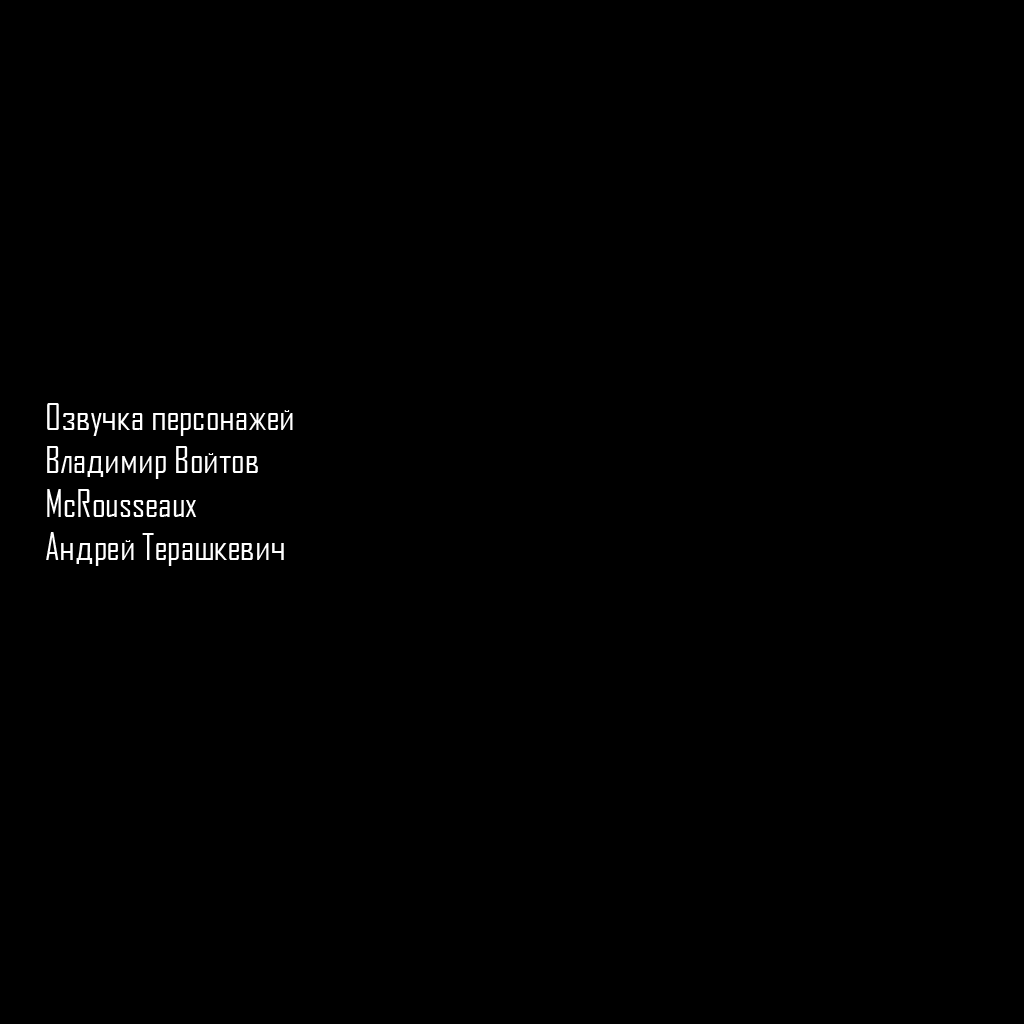
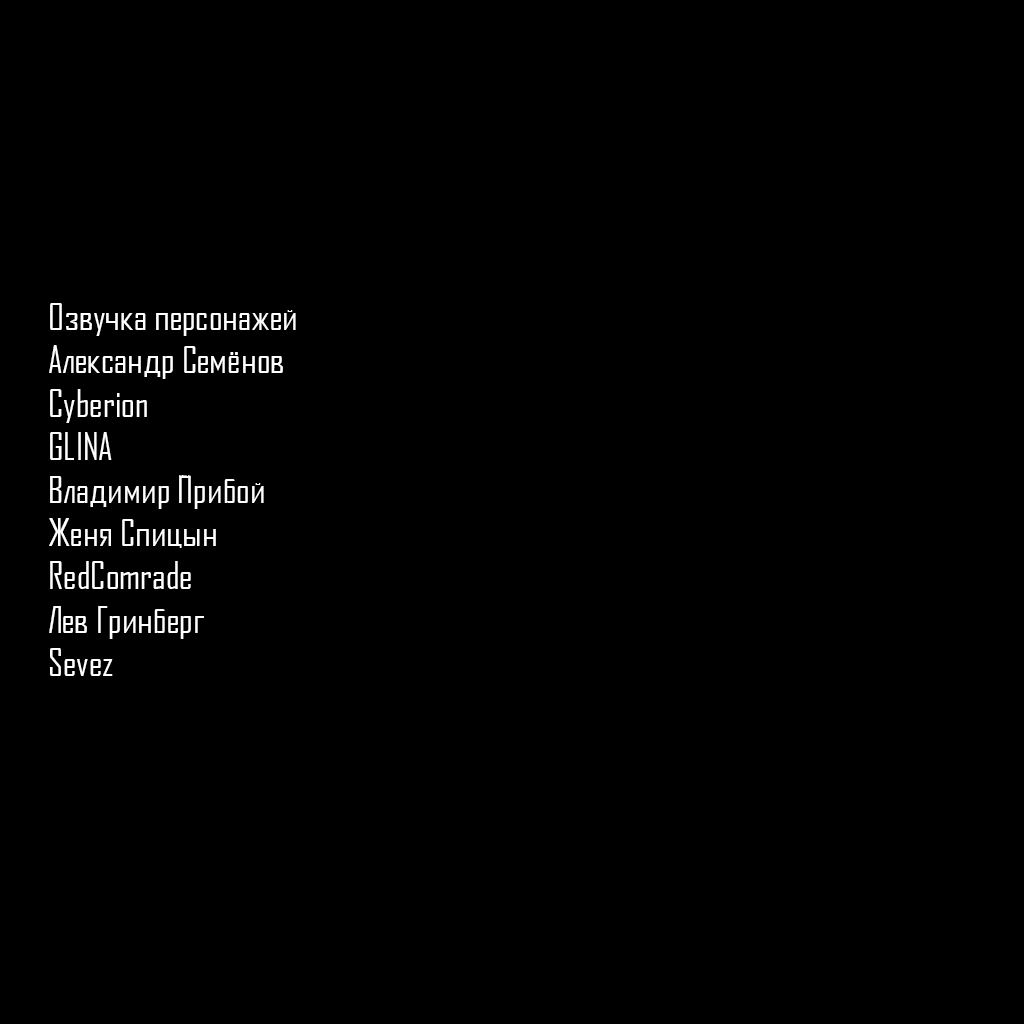
Layered file, before and after one edit (1024x1024). Changes by layer:
renamed "Озвучка персонажей Владимир Войтов McRousseaux Андрей Терашкеви" to "Озвучка персонажей Александр Семёнов Cyberion GLINA Владимир Пр", painted on it over [46, 303, 296, 676]
